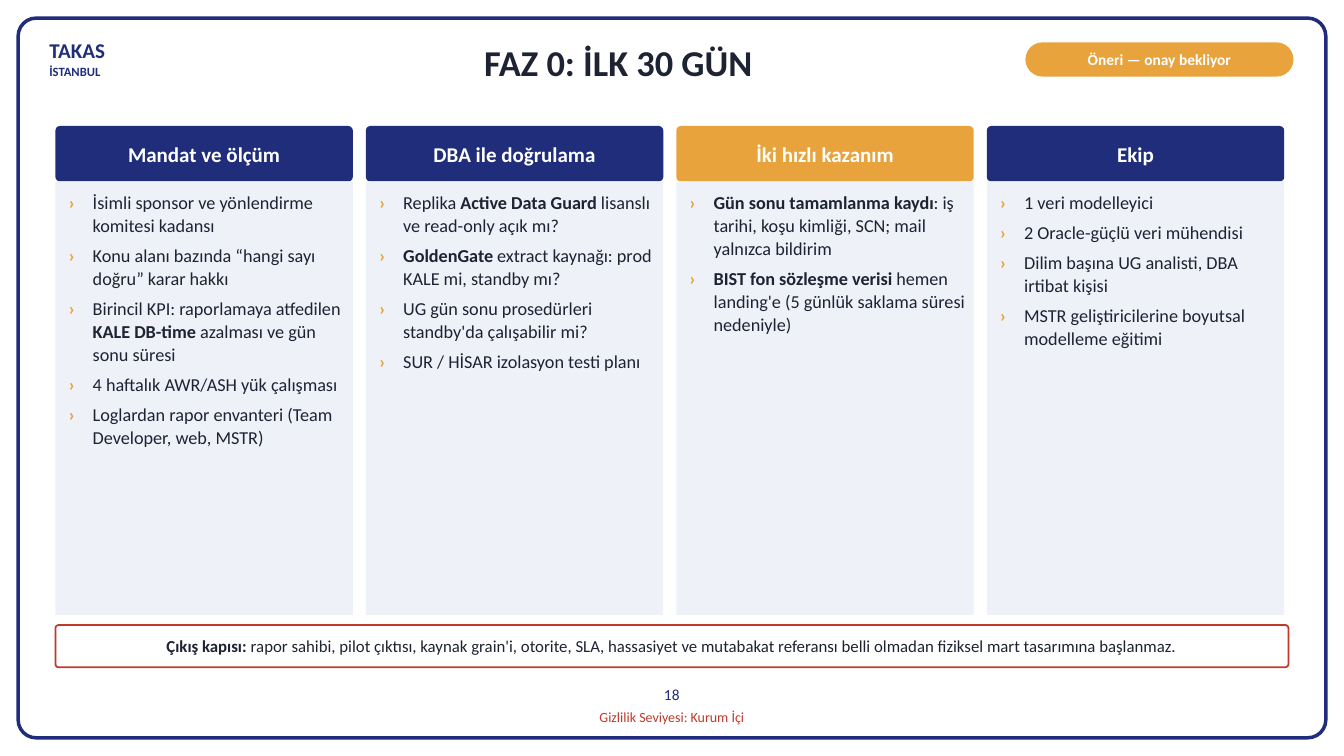
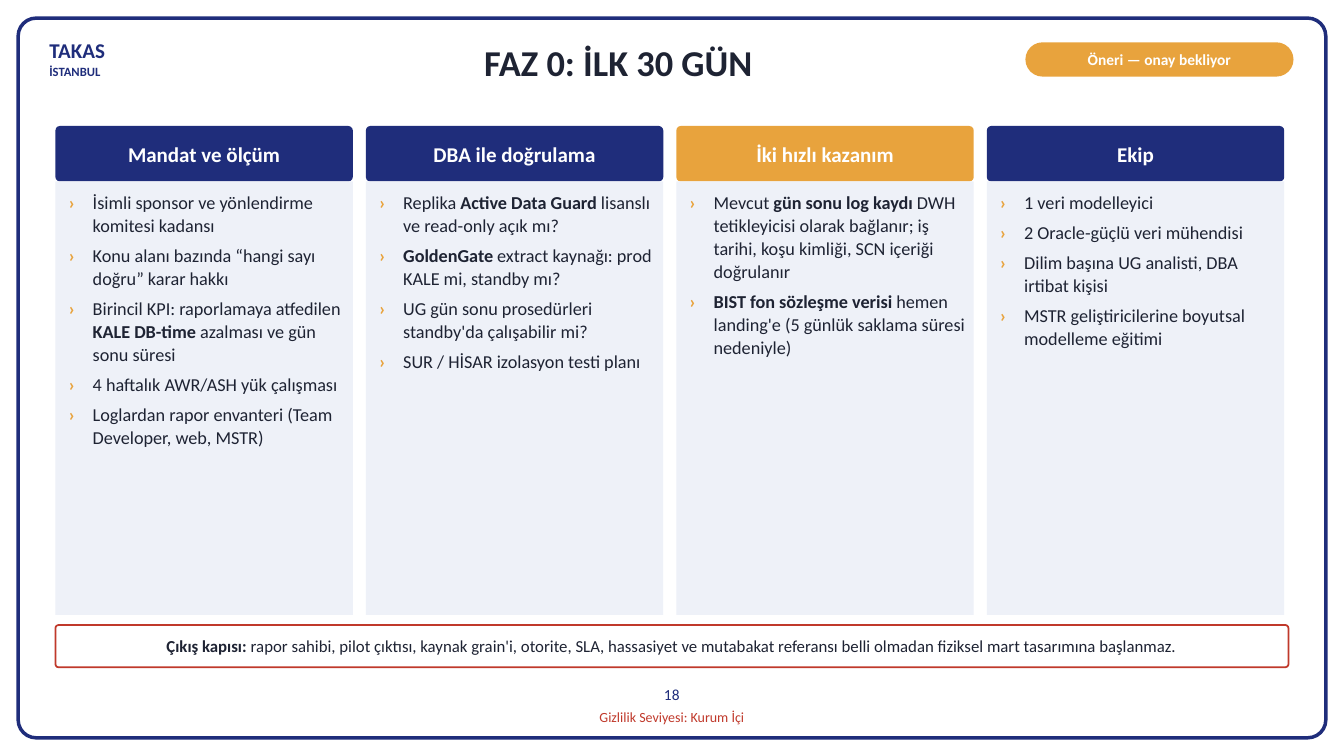
Before and after one commit to hanifidemirel0/Cursor-Projects, a slide deck: slide 18 of outputs/dwh-sunum-kasim-2026/5 - DWHSunum_Kasim2026.pptx. Drawn at 1344x756 pixels with LibreOffice and Linux fonts; fonts in the diff are those of the drawing. Boxes give left, top, right and bottom in pixels: in the first picture for what was removed or moved away, otherwise in the second. Text is boxed around its words. In the diff, an @@ line names an element or a change of style, - is before the commit and + after.

```diff
--- a/outputs/dwh-sunum-kasim-2026/5 - DWHSunum_Kasim2026.pptx
+++ b/outputs/dwh-sunum-kasim-2026/5 - DWHSunum_Kasim2026.pptx
@@ text at bbox=[714, 196, 956, 281]: text changed @@
-› Gün sonu tamamlanma kaydı: iş tarihi, koşu kimliği, SCN; mail yalnızca bildirim
+› Mevcut gün sonu log kaydı DWH tetikleyicisi olarak bağlanır; iş tarihi, koşu kimliği, SCN içeriği doğrulanır
```
Also in this commit, not shown: 3 other slides changed, 7 other files.
